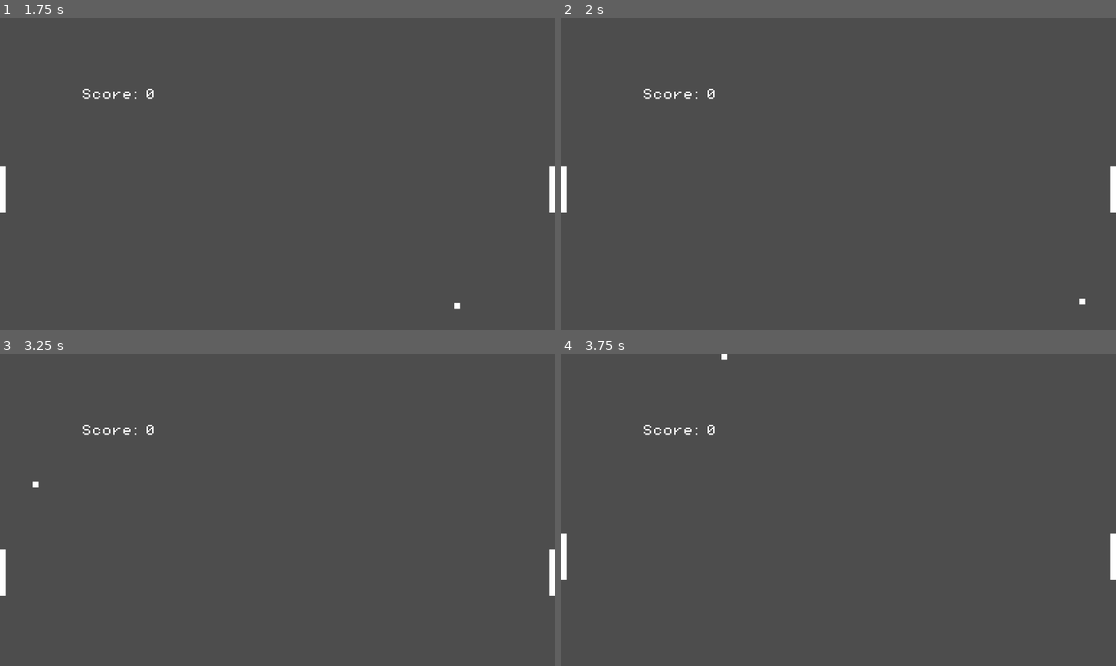
Above: before the commit, frames 1-4 (two rows, left to right).
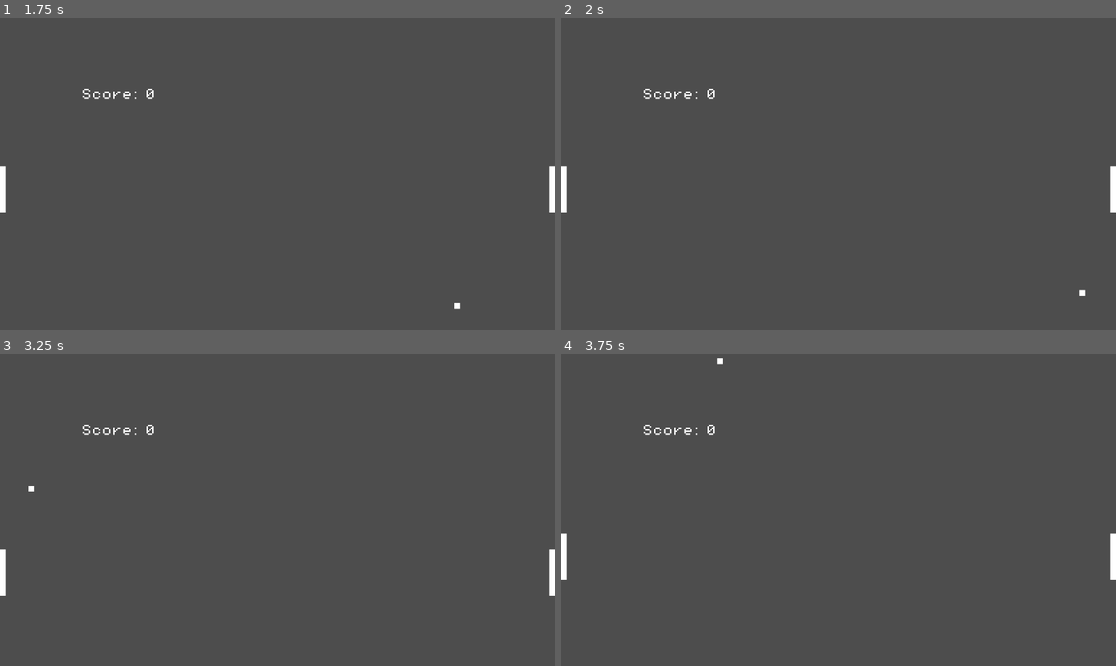
Above: after the commit, the same moments.

Repository: XTopher13/hello-world-game
Game: Godot game, scene res://Utility/level.tscn
Same seed, same stepped clock (60 frames per second), same inputs: the game is played once before the commit and once after it.
Inputs (mouse positions are in pixels of both pictures, inside the frame that each line leads up to):
- Up to frame 1 (1.75 s): tap Enter at 0.5 s; move the mouse to (399, 158) at 0.52 s; tap Space at 1.25 s; move the mouse to (166, 189) at 1.27 s
- Up to frame 2 (2 s): no input
- Up to frame 3 (3.25 s): tap Enter at 2 s; move the mouse to (333, 441) at 2.02 s; tap Space at 2.75 s; move the mouse to (249, 572) at 2.77 s
- Up to frame 4 (3.75 s): move the mouse to (1005, 556) at 3.52 s

Frame 1 is identical in both runs. In frame 2, less than 0.1% of the frame differs, in the area x 93-95%, y 87-92%; in frame 3, less than 0.1%; in frame 4, less than 0.1%.

Commit message:
Pongg: Fixed bug. The Killzone was too close to the paddle and the 1 second delay made it look like it died on the top or bottom when it really died when it hit the paddle

Diff:
--- a/Pongg/Utility/bounce_zone.tscn
+++ b/Pongg/Utility/bounce_zone.tscn
@@ -2,13 +2,14 @@
 
 [ext_resource type="Script" uid="uid://285xjcxbqnsq" path="res://Utility/bounce_zone.gd" id="1_l3ceb"]
 
-[sub_resource type="WorldBoundaryShape2D" id="WorldBoundaryShape2D_l3ceb"]
-normal = Vector2(0, 1)
+[sub_resource type="RectangleShape2D" id="RectangleShape2D_l3ceb"]
+size = Vector2(800, 8)
 
 [node name="BounceBoundary" type="Area2D" unique_id=1969522939]
 script = ExtResource("1_l3ceb")
 
 [node name="CollisionShape2D" type="CollisionShape2D" parent="." unique_id=996271366]
-shape = SubResource("WorldBoundaryShape2D_l3ceb")
+position = Vector2(0, -3)
+shape = SubResource("RectangleShape2D_l3ceb")
 
 [connection signal="area_entered" from="." to="." method="_on_area_entered"]
--- a/Pongg/Utility/kill_zone.tscn
+++ b/Pongg/Utility/kill_zone.tscn
@@ -2,13 +2,15 @@
 
 [ext_resource type="Script" uid="uid://xsfbtri4xhp" path="res://Utility/kill_zone.gd" id="1_4apcc"]
 
-[sub_resource type="WorldBoundaryShape2D" id="WorldBoundaryShape2D_1eyuv"]
+[sub_resource type="RectangleShape2D" id="RectangleShape2D_4apcc"]
+size = Vector2(8, 460)
 
 [node name="KillZone" type="Area2D" unique_id=1628808322]
 script = ExtResource("1_4apcc")
 
 [node name="CollisionShape2D" type="CollisionShape2D" parent="." unique_id=32488311]
-shape = SubResource("WorldBoundaryShape2D_1eyuv")
+position = Vector2(3, 0)
+shape = SubResource("RectangleShape2D_4apcc")
 
 [node name="Timer" type="Timer" parent="." unique_id=1768374740]
 
--- a/Pongg/Utility/level.tscn
+++ b/Pongg/Utility/level.tscn
@@ -19,20 +19,18 @@
 offset_bottom = -107.0
 
 [node name="Top" parent="." unique_id=1969522939 instance=ExtResource("2_8bhmt")]
-position = Vector2(3, -216)
+position = Vector2(0, -216)
 
 [node name="Bottom" parent="." unique_id=1035231360 instance=ExtResource("2_8bhmt")]
-position = Vector2(-2, 217)
-rotation = -3.1375797
+position = Vector2(0, 217)
+rotation = -3.1415927
 
 [node name="KillZone_Left" parent="." unique_id=1628808322 instance=ExtResource("3_27yg2")]
-position = Vector2(-385, 1)
-rotation = 1.5707964
+position = Vector2(-390, 0)
+rotation = 3.1415927
 
 [node name="KillZone_Left2" parent="." unique_id=505542912 instance=ExtResource("3_27yg2")]
-position = Vector2(385, 0)
-rotation = -1.5707964
+position = Vector2(390, 0)
 
-[connection signal="area_entered" from="Top" to="." method="_on_top_area_entered"]
 [connection signal="area_entered" from="PlayerPaddle" to="PlayerPaddle" method="_on_area_entered"]
-[connection signal="area_entered" from="@Area2D@68048" to="@Area2D@68048" method="_on_area_entered"]
+[connection signal="area_entered" from="@Area2D@44621" to="@Area2D@44621" method="_on_area_entered"]
